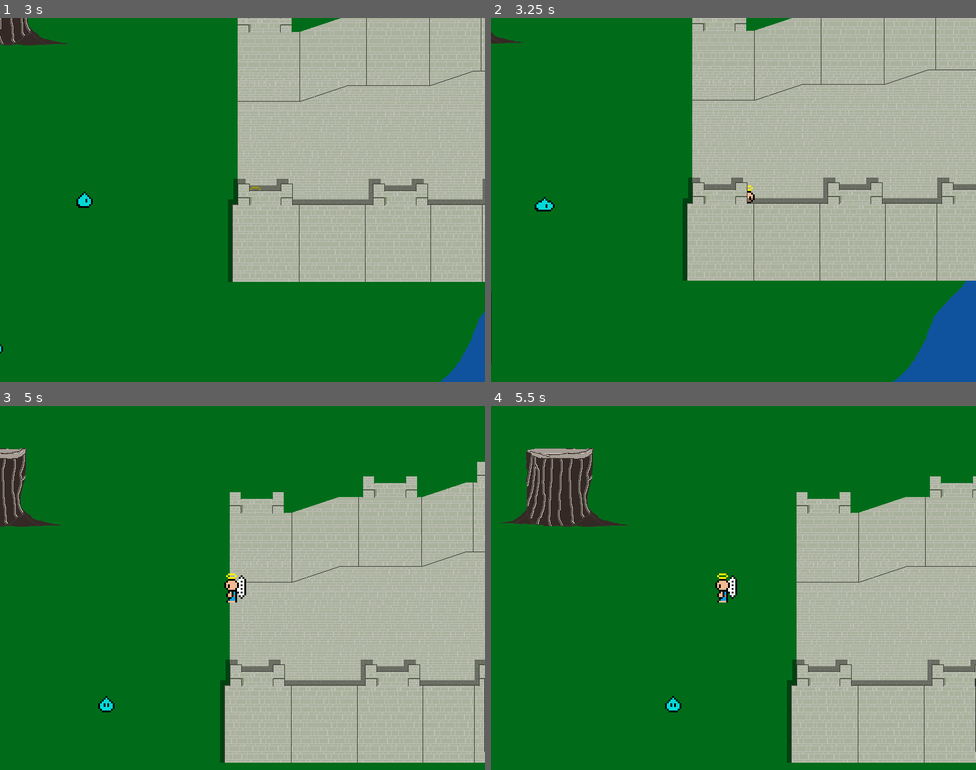
Above: before the commit, frames 1-4 (two rows, left to right).
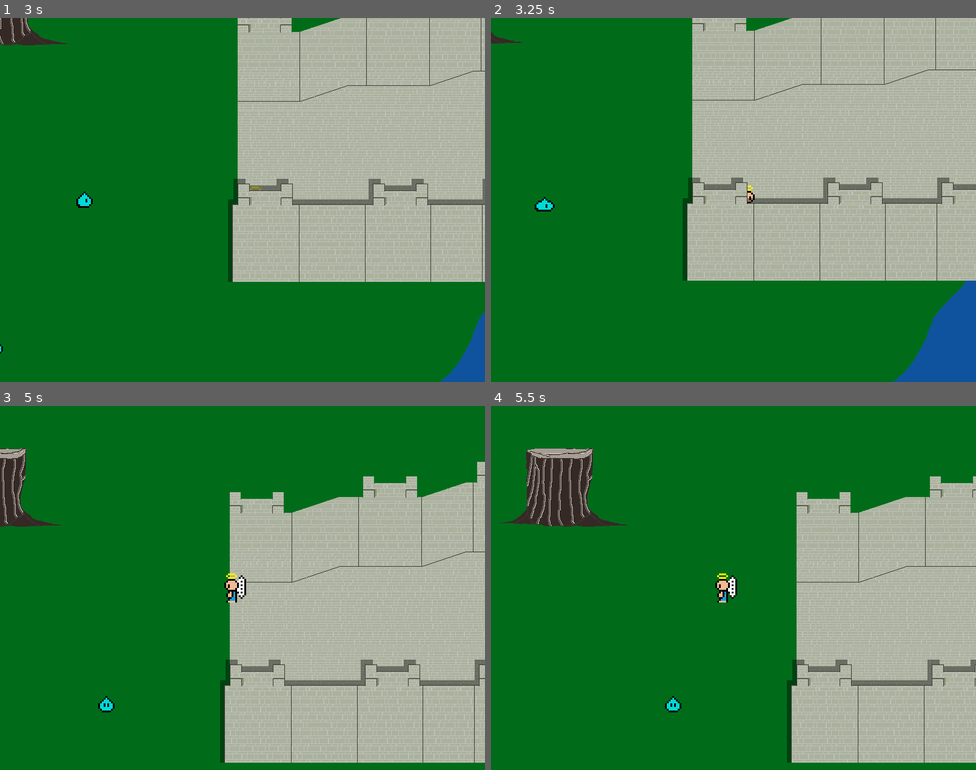
Above: after the commit, the same moments.

Repository: chipolux/a-very-grood-game
Game: Godot game, scene res://scenes/main-menu.tscn
The game is run twice, just before and just after one commit, with the same random seed, the same clock (stepped at 60 frames per second) and the same inputs.
Inputs (mouse positions are in pixels of both pictures, inside the frame that each line leads up to):
- Up to frame 1 (3 s): click "Start" at 0.5 s; tap Enter (ui_accept) at 1.25, 1.52, 2.27 s; move the mouse to (349, 181) at 1.27 s; press the mouse at (349, 181) at 1.28 s; hold Right (ui_right) 1.28-2.03 s; move the mouse to (145, 218) at 2.02 s; release the mouse at (145, 218) at 2.03 s; hold Down (ui_down) 2.03-2.78 s; right-click (145, 218) at 2.1 s; move the mouse to (291, 119) at 2.77 s; press the mouse at (291, 119) at 2.78 s; hold Right (ui_right) from 2.78 s (still down)
- Up to frame 2 (3.25 s): keep holding Right (ui_right)
- Up to frame 3 (5 s): move the mouse to (218, 660) at 3.52 s; release Right (ui_right) at 3.53 s; release the mouse at (218, 660) at 3.53 s; hold Up (ui_up) 3.53-4.28 s; right-click (218, 660) at 3.6 s; tap Enter (ui_accept) at 3.77, 4.52 s; move the mouse to (388, 642) at 4.27 s; press the mouse at (388, 642) at 4.28 s; hold Left (ui_left) from 4.28 s (still down)
- Up to frame 4 (5.5 s): keep holding Left (ui_left); move the mouse to (588, 533) at 5.02 s; release the mouse at (588, 533) at 5.03 s; right-click (588, 533) at 5.1 s; tap Enter (ui_accept) at 5.27 s

Frame 1 is identical in both runs. In frame 2, less than 0.1% of the frame differs, in the area x 0-1%, y 75-95%; in frame 3, less than 0.1%; in frame 4, less than 0.1%.

Commit message:
Make convo screens transparent when they're out.

Diff:
--- a/scenes/player.tscn
+++ b/scenes/player.tscn
@@ -48,6 +48,30 @@
 "update": 0,
 "values": [ Vector2( 820, 450 ), Vector2( 410, 450 ) ]
 }
+tracks/2/type = "value"
+tracks/2/path = NodePath("convo_left:modulate")
+tracks/2/interp = 1
+tracks/2/loop_wrap = true
+tracks/2/imported = false
+tracks/2/enabled = true
+tracks/2/keys = {
+"times": PoolRealArray( 0, 0.1 ),
+"transitions": PoolRealArray( 1, 1 ),
+"update": 0,
+"values": [ Color( 1, 1, 1, 0 ), Color( 1, 1, 1, 1 ) ]
+}
+tracks/3/type = "value"
+tracks/3/path = NodePath("convo_right:modulate")
+tracks/3/interp = 1
+tracks/3/loop_wrap = true
+tracks/3/imported = false
+tracks/3/enabled = true
+tracks/3/keys = {
+"times": PoolRealArray( 0, 0.1 ),
+"transitions": PoolRealArray( 1, 1 ),
+"update": 0,
+"values": [ Color( 1, 1, 1, 0 ), Color( 1, 1, 1, 1 ) ]
+}
 
 [sub_resource type="Animation" id=3]
 
@@ -67,6 +91,18 @@
 "update": 0,
 "values": [ Vector2( -370, 450 ), Vector2( 40, 450 ) ]
 }
+tracks/1/type = "value"
+tracks/1/path = NodePath("convo_left:modulate")
+tracks/1/interp = 1
+tracks/1/loop_wrap = true
+tracks/1/imported = false
+tracks/1/enabled = true
+tracks/1/keys = {
+"times": PoolRealArray( 0, 0.1 ),
+"transitions": PoolRealArray( 1, 1 ),
+"update": 0,
+"values": [ Color( 1, 1, 1, 0 ), Color( 1, 1, 1, 1 ) ]
+}
 
 [sub_resource type="Animation" id=4]
 
@@ -85,6 +121,18 @@
 "transitions": PoolRealArray( 1, 1 ),
 "update": 0,
 "values": [ Vector2( 820, 450 ), Vector2( 410, 450 ) ]
+}
+tracks/1/type = "value"
+tracks/1/path = NodePath("convo_right:modulate")
+tracks/1/interp = 1
+tracks/1/loop_wrap = true
+tracks/1/imported = false
+tracks/1/enabled = true
+tracks/1/keys = {
+"times": PoolRealArray( 0, 0.1 ),
+"transitions": PoolRealArray( 1, 1 ),
+"update": 0,
+"values": [ Color( 1, 1, 1, 0 ), Color( 1, 1, 1, 1 ) ]
 }
 
 [sub_resource type="RectangleShape2D" id=5]
@@ -272,7 +320,6 @@
 [node name="camera" type="Camera2D" parent="." index="3"]
 
 pause_mode = 2
-editor/display_folded = true
 z_index = 100
 anchor_mode = 1
 rotating = false
@@ -301,7 +348,6 @@
 [node name="convo_screen" type="Control" parent="camera" index="0"]
 
 editor/display_folded = true
-visible = false
 anchor_left = 0.0
 anchor_top = 0.0
 anchor_right = 1.0
@@ -337,6 +383,7 @@
 [node name="convo_left" type="Panel" parent="camera/convo_screen" index="1"]
 
 editor/display_folded = true
+modulate = Color( 1, 1, 1, 0 )
 anchor_left = 0.0
 anchor_top = 0.0
 anchor_right = 0.0
@@ -350,7 +397,7 @@
 mouse_default_cursor_shape = 0
 size_flags_horizontal = 1
 size_flags_vertical = 1
-_sections_unfolded = [ "Rect" ]
+_sections_unfolded = [ "Visibility" ]
 
 [node name="text" type="RichTextLabel" parent="camera/convo_screen/convo_left" index="0"]
 
@@ -404,6 +451,7 @@
 [node name="convo_right" type="Panel" parent="camera/convo_screen" index="2"]
 
 editor/display_folded = true
+modulate = Color( 1, 1, 1, 0 )
 anchor_left = 0.0
 anchor_top = 0.0
 anchor_right = 0.0
@@ -417,7 +465,7 @@
 mouse_default_cursor_shape = 0
 size_flags_horizontal = 1
 size_flags_vertical = 1
-_sections_unfolded = [ "Rect" ]
+_sections_unfolded = [ "Rect", "Visibility" ]
 
 [node name="text" type="RichTextLabel" parent="camera/convo_screen/convo_right" index="0"]
 
@@ -470,6 +518,7 @@
 
 [node name="hitbox" type="Area2D" parent="." index="4"]
 
+editor/display_folded = true
 input_pickable = true
 gravity_vec = Vector2( 0, 1 )
 gravity = 98.0
--- a/scripts/convo_screen.gd
+++ b/scripts/convo_screen.gd
@@ -10,7 +10,6 @@
 	left_text = get_node("convo_left/text")
 	right_text = get_node("convo_right/text")
 	# should always start with both convo windows out
-	show()
 	anim_player.play_backwards("both")
 
 func begin_conversation(npc):
